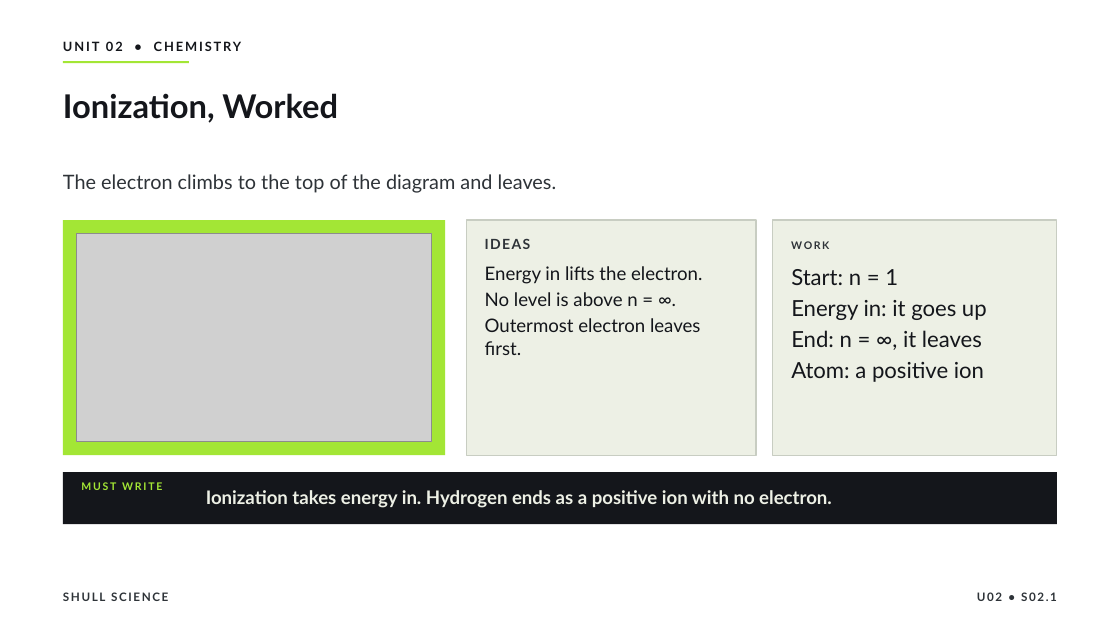
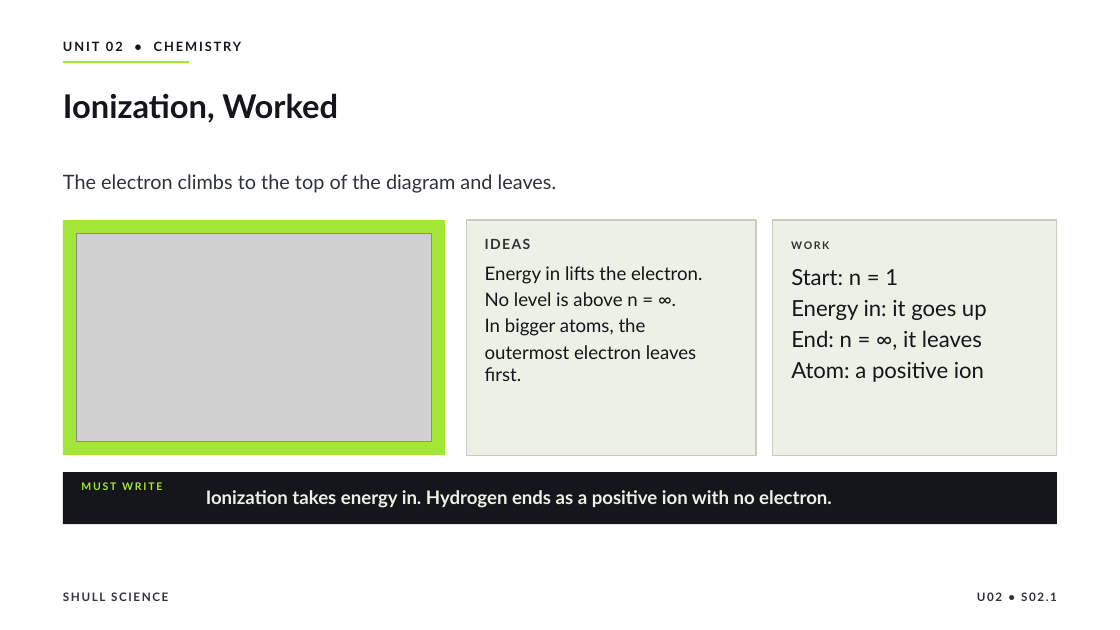
Before and after one commit to Hayabusa015/WorkWork, a slide deck: slide 18 of deliverables/chem-u02/SHULL_CHEM_Slides_U02_S02.1.pptx. Drawn at 1120x630 pixels with LibreOffice and Linux fonts; fonts in the diff are those of the drawing; grey boxes stand for pictures. Boxes give left, top, right and bottom in pixels: in the first picture for what was removed or moved away, otherwise in the second. Text is boxed around its words. In the diff, an @@ line names an element or a change of style, - is before the commit and + after.

```diff
--- a/deliverables/chem-u02/SHULL_CHEM_Slides_U02_S02.1.pptx
+++ b/deliverables/chem-u02/SHULL_CHEM_Slides_U02_S02.1.pptx
@@ text at bbox=[485, 318, 697, 381]: text changed @@
-Outermost electron leaves first.
+In bigger atoms, the
+outermost electron leaves first.
```
Also in this commit, not shown: 3 other slides changed, 6 other files.
